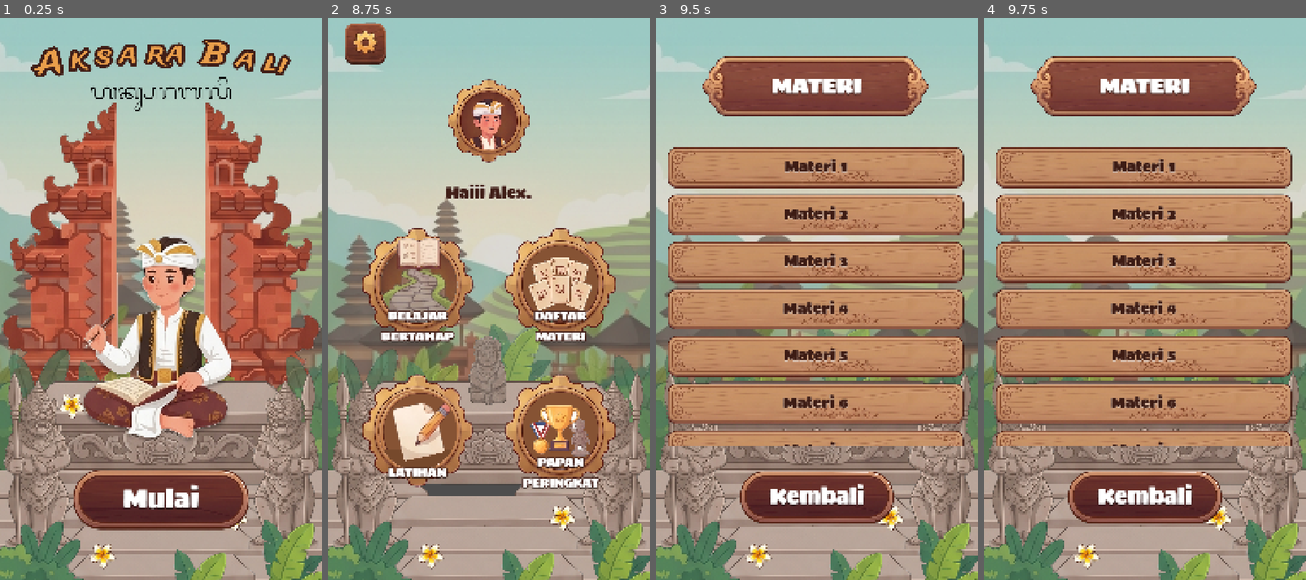
Above: before the commit, frames 1-4 (left to right).
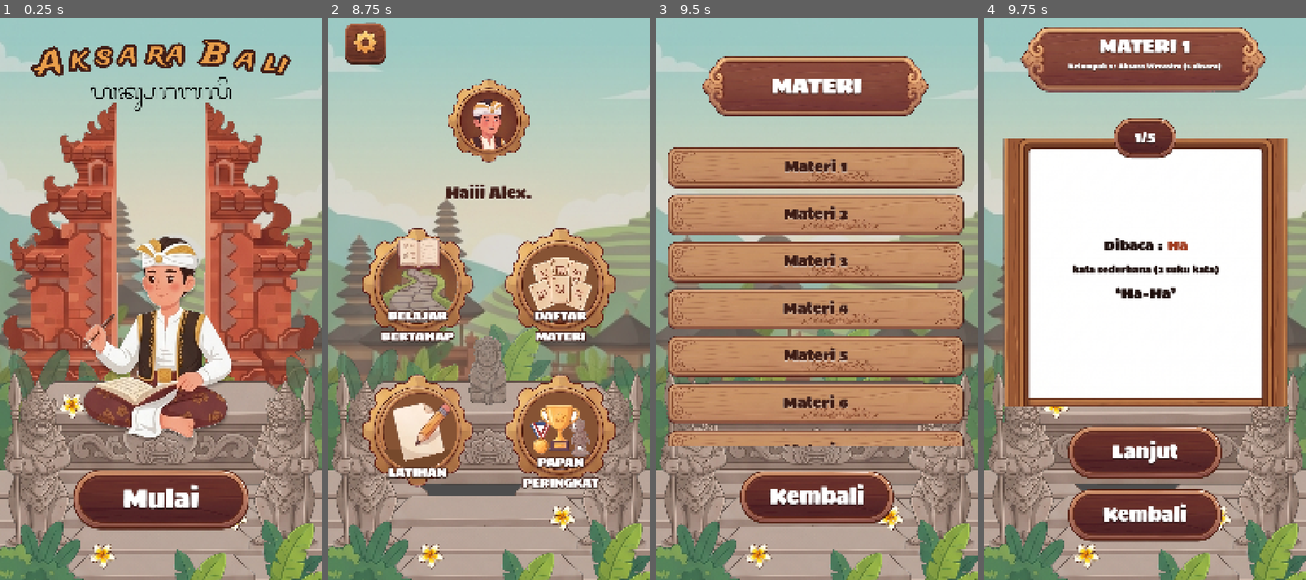
Above: after the commit, the same moments.

Repository: armasaputra/appsara-bali-web
Game: Godot game, scene res://scenes/StartScreen.tscn
Same seed, same stepped clock (60 frames per second), same inputs: the game is played once before the commit and once after it.
Inputs (mouse positions are in pixels of both pictures, inside the frame that each line leads up to):
- Up to frame 1 (0.25 s): no input
- Up to frame 2 (8.75 s): click "Mulai" at 0.5 s; click (472, 310) at 1.27 s; type "Alex" at 1.35 s; click "Simpan" at 2 s; click "Lanjut" at 2.75 s; click "DAFTAR MATERI" at 3.5 s; click "Kembali" at 4.25 s; click "BELAJAR BERTAHAP" at 5 s; click "LATIHAN" at 5.75 s; click "Kembali" at 6.5 s; click "PAPAN PERINGKAT" at 7.25 s; click "BELAJAR BERTAHAP" at 8 s
- Up to frame 3 (9.5 s): click "DAFTAR MATERI" at 8.75 s
- Up to frame 4 (9.75 s): click "Materi 1" at 9.5 s

Frames 1-3 are identical in both runs. In frame 4, 65% of the frame differs, in the area x 3-96%, y 1-94%.

Commit message:
feat: implement Isimateri scene and script with supporting UI assets and PlayerData management

Diff:
--- /dev/null
+++ b/scenes/Isimateri.tscn
@@ -0,0 +1,337 @@
+[gd_scene load_steps=18 format=3 uid="uid://cjqs8hflgynbt"]
+
+[ext_resource type="Script" uid="uid://crgiyi08mdyjl" path="res://scripts/Isimateri.gd" id="1_script"]
+[ext_resource type="Texture2D" uid="uid://b0q2dxj2cai1x" path="res://assets/Background 1.png" id="2_bg"]
+[ext_resource type="Texture2D" uid="uid://bp11yxjecgp1k" path="res://assets/AssetSitable.png" id="3_sitable"]
+[ext_resource type="Texture2D" uid="uid://3dma7o4bfhy7" path="res://assets/TitleBoard.png" id="4_title_board"]
+[ext_resource type="FontFile" uid="uid://da4dq8uesj4ik" path="res://assets/fonts/Sigmar-Regular.ttf" id="5_font"]
+[ext_resource type="Texture2D" uid="uid://c3n77v1ywclwt" path="res://assets/SmallBoard.png" id="6_small_board"]
+[ext_resource type="Texture2D" uid="uid://c3ovkijwqmjbe" path="res://assets/MateriBox.png" id="7_materi_box"]
+[ext_resource type="Texture2D" uid="uid://csjuec1nhjimq" path="res://assets/ButtonWoodLayout.png" id="8_btn_wood"]
+
+[sub_resource type="LabelSettings" id="LabelSettings_title"]
+font = ExtResource("5_font")
+font_size = 62
+shadow_size = 6
+shadow_color = Color(0, 0, 0, 0.4)
+shadow_offset = Vector2(0, 4)
+
+[sub_resource type="LabelSettings" id="LabelSettings_subtitle"]
+font = ExtResource("5_font")
+font_size = 24
+shadow_size = 4
+shadow_color = Color(0, 0, 0, 0.4)
+shadow_offset = Vector2(0, 2)
+
+[sub_resource type="LabelSettings" id="LabelSettings_content_dark"]
+font = ExtResource("5_font")
+font_size = 46
+font_color = Color(0.12, 0.06, 0.05, 1)
+
+[sub_resource type="LabelSettings" id="LabelSettings_content_highlight"]
+font = ExtResource("5_font")
+font_size = 46
+font_color = Color(0.63, 0.24, 0.13, 1)
+
+[sub_resource type="LabelSettings" id="LabelSettings_content_keterangan"]
+font = ExtResource("5_font")
+font_size = 32
+font_color = Color(0.12, 0.06, 0.05, 1)
+
+[sub_resource type="LabelSettings" id="LabelSettings_content_kata"]
+font = ExtResource("5_font")
+font_size = 48
+font_color = Color(0.12, 0.06, 0.05, 1)
+
+[sub_resource type="LabelSettings" id="LabelSettings_page"]
+font = ExtResource("5_font")
+font_size = 50
+shadow_size = 5
+shadow_color = Color(0, 0, 0, 0.4)
+shadow_offset = Vector2(0, 3)
+
+[sub_resource type="LabelSettings" id="LabelSettings_btn_top"]
+font = ExtResource("5_font")
+font_size = 64
+shadow_size = 6
+shadow_color = Color(0, 0, 0, 0.45)
+shadow_offset = Vector2(0, 4)
+
+[sub_resource type="LabelSettings" id="LabelSettings_btn_bottom"]
+font = ExtResource("5_font")
+font_size = 64
+shadow_size = 6
+shadow_color = Color(0, 0, 0, 0.45)
+shadow_offset = Vector2(0, 4)
+
+[node name="Isimateri" type="Control"]
+layout_mode = 3
+anchors_preset = 15
+anchor_right = 1.0
+anchor_bottom = 1.0
+grow_horizontal = 2
+grow_vertical = 2
+script = ExtResource("1_script")
+
+[node name="Background" type="TextureRect" parent="."]
+layout_mode = 1
+anchors_preset = 15
+anchor_right = 1.0
+anchor_bottom = 1.0
+grow_horizontal = 2
+grow_vertical = 2
+texture = ExtResource("2_bg")
+expand_mode = 1
+stretch_mode = 6
+
+[node name="AssetSitable" type="TextureRect" parent="."]
+layout_mode = 1
+anchors_preset = 12
+anchor_top = 1.0
+anchor_right = 1.0
+anchor_bottom = 1.0
+offset_top = -860.0
+grow_horizontal = 2
+grow_vertical = 0
+texture = ExtResource("3_sitable")
+expand_mode = 1
+stretch_mode = 5
+
+[node name="TitleBoard" type="TextureRect" parent="."]
+layout_mode = 1
+anchors_preset = 5
+anchor_left = 0.5
+anchor_right = 0.5
+offset_left = -420.0
+offset_top = 50.0
+offset_right = 420.0
+offset_bottom = 304.0
+grow_horizontal = 2
+texture = ExtResource("4_title_board")
+expand_mode = 1
+stretch_mode = 5
+
+[node name="LabelTitle" type="Label" parent="TitleBoard"]
+layout_mode = 1
+anchors_preset = 5
+anchor_left = 0.5
+anchor_right = 0.5
+offset_left = -350.0
+offset_top = 30.0
+offset_right = 350.0
+offset_bottom = 125.0
+grow_horizontal = 2
+text = "MATERI 1"
+label_settings = SubResource("LabelSettings_title")
+horizontal_alignment = 1
+vertical_alignment = 1
+
+[node name="LabelSubtitle" type="Label" parent="TitleBoard"]
+layout_mode = 1
+anchors_preset = 5
+anchor_left = 0.5
+anchor_right = 0.5
+offset_left = -380.0
+offset_top = 122.0
+offset_right = 380.0
+offset_bottom = 180.0
+grow_horizontal = 2
+text = "Kelompok 1 : Aksara Wreastra (5 aksara)"
+label_settings = SubResource("LabelSettings_subtitle")
+horizontal_alignment = 1
+vertical_alignment = 1
+
+[node name="MateriBox" type="TextureRect" parent="."]
+layout_mode = 1
+anchors_preset = 5
+anchor_left = 0.5
+anchor_right = 0.5
+offset_left = -480.0
+offset_top = 440.0
+offset_right = 480.0
+offset_bottom = 1340.0
+grow_horizontal = 2
+texture = ExtResource("7_materi_box")
+expand_mode = 1
+stretch_mode = 5
+
+[node name="ContentContainer" type="Control" parent="MateriBox"]
+layout_mode = 1
+anchors_preset = 15
+anchor_right = 1.0
+anchor_bottom = 1.0
+offset_left = 95.0
+offset_top = 42.0
+offset_right = -90.0
+offset_bottom = -35.0
+grow_horizontal = 2
+grow_vertical = 2
+
+[node name="AksaraCharImage" type="TextureRect" parent="MateriBox/ContentContainer"]
+layout_mode = 1
+anchors_preset = 5
+anchor_left = 0.5
+anchor_right = 0.5
+offset_left = -220.0
+offset_top = 30.0
+offset_right = 220.0
+offset_bottom = 250.0
+grow_horizontal = 2
+expand_mode = 1
+stretch_mode = 5
+
+[node name="DibacaContainer" type="HBoxContainer" parent="MateriBox/ContentContainer"]
+layout_mode = 1
+anchors_preset = 5
+anchor_left = 0.5
+anchor_right = 0.5
+offset_left = -300.0
+offset_top = 280.0
+offset_right = 300.0
+offset_bottom = 355.0
+grow_horizontal = 2
+alignment = 1
+
+[node name="LabelPrefix" type="Label" parent="MateriBox/ContentContainer/DibacaContainer"]
+layout_mode = 2
+text = "Dibaca : "
+label_settings = SubResource("LabelSettings_content_dark")
+vertical_alignment = 1
+
+[node name="LabelHighlight" type="Label" parent="MateriBox/ContentContainer/DibacaContainer"]
+layout_mode = 2
+text = "Ha"
+label_settings = SubResource("LabelSettings_content_highlight")
+vertical_alignment = 1
+
+[node name="LabelKeterangan" type="Label" parent="MateriBox/ContentContainer"]
+layout_mode = 1
+anchors_preset = 5
+anchor_left = 0.5
+anchor_right = 0.5
+offset_left = -360.0
+offset_top = 370.0
+offset_right = 360.0
+offset_bottom = 430.0
+grow_horizontal = 2
+text = "kata sederhana (2 suku kata)"
+label_settings = SubResource("LabelSettings_content_keterangan")
+horizontal_alignment = 1
+vertical_alignment = 1
+
+[node name="LabelKata" type="Label" parent="MateriBox/ContentContainer"]
+layout_mode = 1
+anchors_preset = 5
+anchor_left = 0.5
+anchor_right = 0.5
+offset_left = -300.0
+offset_top = 440.0
+offset_right = 300.0
+offset_bottom = 520.0
+grow_horizontal = 2
+text = "‘Ha-Ha’"
+label_settings = SubResource("LabelSettings_content_kata")
+horizontal_alignment = 1
+vertical_alignment = 1
+
+[node name="AksaraKataImage" type="TextureRect" parent="MateriBox/ContentContainer"]
+layout_mode = 1
+anchors_preset = 5
+anchor_left = 0.5
+anchor_right = 0.5
+offset_left = -220.0
+offset_top = 540.0
+offset_right = 220.0
+offset_bottom = 720.0
+grow_horizontal = 2
+expand_mode = 1
+stretch_mode = 5
+
+[node name="SmallBoard" type="TextureRect" parent="."]
+layout_mode = 1
+anchors_preset = 5
+anchor_left = 0.5
+anchor_right = 0.5
+offset_left = -108.0
+offset_top = 370.0
+offset_right = 108.0
+offset_bottom = 512.0
+grow_horizontal = 2
+texture = ExtResource("6_small_board")
+expand_mode = 1
+stretch_mode = 5
+
+[node name="LabelPage" type="Label" parent="SmallBoard"]
+layout_mode = 1
+anchors_preset = 15
+anchor_right = 1.0
+anchor_bottom = 1.0
+offset_top = -4.0
+grow_horizontal = 2
+grow_vertical = 2
+text = "1/5"
+label_settings = SubResource("LabelSettings_page")
+horizontal_alignment = 1
+vertical_alignment = 1
+
+[node name="BtnTop" type="TextureButton" parent="."]
+layout_mode = 1
+anchors_preset = 7
+anchor_left = 0.5
+anchor_top = 1.0
+anchor_right = 0.5
+anchor_bottom = 1.0
+offset_left = -280.0
+offset_top = -520.0
+offset_right = 280.0
+offset_bottom = -334.0
+grow_horizontal = 2
+grow_vertical = 0
+pivot_offset = Vector2(280, 93)
+texture_normal = ExtResource("8_btn_wood")
+ignore_texture_size = true
+stretch_mode = 5
+
+[node name="LabelTop" type="Label" parent="BtnTop"]
+layout_mode = 1
+anchors_preset = 15
+anchor_right = 1.0
+anchor_bottom = 1.0
+offset_top = -6.0
+grow_horizontal = 2
+grow_vertical = 2
+text = "Lanjut"
+label_settings = SubResource("LabelSettings_btn_top")
+horizontal_alignment = 1
+vertical_alignment = 1
+
+[node name="BtnBottom" type="TextureButton" parent="."]
+layout_mode = 1
+anchors_preset = 7
+anchor_left = 0.5
+anchor_top = 1.0
+anchor_right = 0.5
+anchor_bottom = 1.0
+offset_left = -280.0
+offset_top = -310.0
+offset_right = 280.0
+offset_bottom = -124.0
+grow_horizontal = 2
+grow_vertical = 0
+pivot_offset = Vector2(280, 93)
+texture_normal = ExtResource("8_btn_wood")
+ignore_texture_size = true
+stretch_mode = 5
+
+[node name="LabelBottom" type="Label" parent="BtnBottom"]
+layout_mode = 1
+anchors_preset = 15
+anchor_right = 1.0
+anchor_bottom = 1.0
+offset_top = -6.0
+grow_horizontal = 2
+grow_vertical = 2
+text = "Kembali"
+label_settings = SubResource("LabelSettings_btn_bottom")
+horizontal_alignment = 1
+vertical_alignment = 1
--- /dev/null
+++ b/scripts/Isimateri.gd
@@ -0,0 +1,279 @@
+extends Control
+
+# Nodes
+@onready var label_title: Label = $TitleBoard/LabelTitle
+@onready var label_subtitle: Label = $TitleBoard/LabelSubtitle
+@onready var label_page: Label = $SmallBoard/LabelPage
+
+@onready var aksara_char_image: TextureRect = $MateriBox/ContentContainer/AksaraCharImage
+@onready var label_dibaca_prefix: Label = $MateriBox/ContentContainer/DibacaContainer/LabelPrefix
+@onready var label_dibaca_highlight: Label = $MateriBox/ContentContainer/DibacaContainer/LabelHighlight
+@onready var label_keterangan: Label = $MateriBox/ContentContainer/LabelKeterangan
+@onready var label_kata: Label = $MateriBox/ContentContainer/LabelKata
+@onready var aksara_kata_image: TextureRect = $MateriBox/ContentContainer/AksaraKataImage
+@onready var content_container: Control = $MateriBox/ContentContainer
+
+@onready var btn_top: TextureButton = $BtnTop
+@onready var label_top: Label = $BtnTop/LabelTop
+@onready var btn_bottom: TextureButton = $BtnBottom
+@onready var label_bottom: Label = $BtnBottom/LabelBottom
+
+# State
+var current_materi_id: int = 1
+var current_page_index: int = 0
+var current_materi_data: Dictionary = {}
+
+# Materi Data Definition
+const ALL_MATERI_DATA = {
+	1: {
+		"title": "MATERI 1",
+		"subtitle": "Kelompok 1 : Aksara Wreastra (5 aksara)",
+		"pages": [
+			{
+				"highlight": "Ha",
+				"keterangan": "kata sederhana (2 suku kata)",
+				"kata": "‘Ha-Ha’",
+				"char_image": "res://assets/Aksara/ha.png",
+				"word_image": "res://assets/Aksara/ha_ha.png"
+			},
+			{
+				"highlight": "Na",
+				"keterangan": "kata sederhana (2 suku kata)",
+				"kata": "‘Na-Na’",
+				"char_image": "res://assets/Aksara/na.png",
+				"word_image": "res://assets/Aksara/na_na.png"
+			},
+			{
+				"highlight": "Ca",
+				"keterangan": "kata sederhana (2 suku kata)",
+				"kata": "‘Ca-Ca’",
+				"char_image": "res://assets/Aksara/ca.png",
+				"word_image": "res://assets/Aksara/ca_ca.png"
+			},
+			{
+				"highlight": "Ra",
+				"keterangan": "kata sederhana (2 suku kata)",
+				"kata": "‘Ra-Ra’",
+				"char_image": "res://assets/Aksara/ra.png",
+				"word_image": "res://assets/Aksara/ra_ra.png"
+			},
+			{
+				"highlight": "Ka",
+				"keterangan": "kata sederhana (2 suku kata)",
+				"kata": "‘Ka-Ka’",
+				"char_image": "res://assets/Aksara/ka.png",
+				"word_image": "res://assets/Aksara/ka_ka.png"
+			}
+		]
+	},
+	2: {
+		"title": "MATERI 2",
+		"subtitle": "Kelompok 2 : Aksara Wreastra (5 aksara)",
+		"pages": [
+			{"highlight": "Da", "keterangan": "kata sederhana (2 suku kata)", "kata": "‘Da-Da’", "char_image": "", "word_image": ""},
+			{"highlight": "Ta", "keterangan": "kata sederhana (2 suku kata)", "kata": "‘Ta-Ta’", "char_image": "", "word_image": ""},
+			{"highlight": "Sa", "keterangan": "kata sederhana (2 suku kata)", "kata": "‘Sa-Sa’", "char_image": "", "word_image": ""},
+			{"highlight": "Wa", "keterangan": "kata sederhana (2 suku kata)", "kata": "‘Wa-Wa’", "char_image": "", "word_image": ""},
+			{"highlight": "La", "keterangan": "kata sederhana (2 suku kata)", "kata": "‘La-La’", "char_image": "", "word_image": ""}
+		]
+	},
+	3: {
+		"title": "MATERI 3",
+		"subtitle": "Kelompok 3 : Aksara Wreastra (4 aksara)",
+		"pages": [
+			{"highlight": "Ma", "keterangan": "kata sederhana (2 suku kata)", "kata": "‘Ma-Ma’", "char_image": "", "word_image": ""},
+			{"highlight": "Ga", "keterangan": "kata sederhana (2 suku kata)", "kata": "‘Ga-Ga’", "char_image": "", "word_image": ""},
+			{"highlight": "Ba", "keterangan": "kata sederhana (2 suku kata)", "kata": "‘Ba-Ba’", "char_image": "", "word_image": ""},
+			{"highlight": "Nga", "keterangan": "kata sederhana (2 suku kata)", "kata": "‘Nga-Nga’", "char_image": "", "word_image": ""}
+		]
+	},
+	4: {
+		"title": "MATERI 4",
+		"subtitle": "Kelompok 4 : Aksara Wreastra (4 aksara)",
+		"pages": [
+			{"highlight": "Pa", "keterangan": "kata sederhana (2 suku kata)", "kata": "‘Pa-Pa’", "char_image": "", "word_image": ""},
+			{"highlight": "Ja", "keterangan": "kata sederhana (2 suku kata)", "kata": "‘Ja-Ja’", "char_image": "", "word_image": ""},
+			{"highlight": "Ya", "keterangan": "kata sederhana (2 suku kata)", "kata": "‘Ya-Ya’", "char_image": "", "word_image": ""},
+			{"highlight": "Nya", "keterangan": "kata sederhana (2 suku kata)", "kata": "‘Nya-Nya’", "char_image": "", "word_image": ""}
+		]
+	},
+	5: {
+		"title": "MATERI 5",
+		"subtitle": "Gantungan Aksara (Bagian 1)",
+		"pages": [
+			{"highlight": "Gantungan Ha", "keterangan": "contoh gantungan", "kata": "‘Subaha’", "char_image": "", "word_image": ""},
+			{"highlight": "Gantungan Na", "keterangan": "contoh gantungan", "kata": "‘Bikna’", "char_image": "", "word_image": ""},
+			{"highlight": "Gantungan Ca", "keterangan": "contoh gantungan", "kata": "‘Pakca’", "char_image": "", "word_image": ""},
+			{"highlight": "Gantungan Ra", "keterangan": "contoh gantungan", "kata": "‘Cakra’", "char_image": "", "word_image": ""},
+			{"highlight": "Gantungan Ka", "keterangan": "contoh gantungan", "kata": "‘Pekka’", "char_image": "", "word_image": ""}
+		]
+	},
+	6: {
+		"title": "MATERI 6",
+		"subtitle": "Gantungan Aksara (Bagian 2)",
+		"pages": [
+			{"highlight": "Gantungan Da", "keterangan": "contoh gantungan", "kata": "‘Bedda’", "char_image": "", "word_image": ""},
+			{"highlight": "Gantungan Ta", "keterangan": "contoh gantungan", "kata": "‘Katta’", "char_image": "", "word_image": ""},
+			{"highlight": "Gantungan Sa", "keterangan": "contoh gantungan", "kata": "‘Paksa’", "char_image": "", "word_image": ""},
+			{"highlight": "Gantungan Wa", "keterangan": "contoh gantungan", "kata": "‘Dewa’", "char_image": "", "word_image": ""},
+			{"highlight": "Gantungan La", "keterangan": "contoh gantungan", "kata": "‘Sukla’", "char_image": "", "word_image": ""}
+		]
+	},
+	7: {
+		"title": "MATERI 7",
+		"subtitle": "Pengangge Suara (Vokal)",
+		"pages": [
+			{"highlight": "Tedung (a)", "keterangan": "pengangge suara", "kata": "‘Bapa’", "char_image": "", "word_image": ""},
+			{"highlight": "Ulu (i)", "keterangan": "pengangge suara", "kata": "‘Bibi’", "char_image": "", "word_image": ""},
+			{"highlight": "Suku (u)", "keterangan": "pengangge suara", "kata": "‘Buku’", "char_image": "", "word_image": ""},
+			{"highlight": "Taleng (e)", "keterangan": "pengangge suara", "kata": "‘Lele’", "char_image": "", "word_image": ""},
+			{"highlight": "Pepet (e')", "keterangan": "pengangge suara", "kata": "‘Beras’", "char_image": "", "word_image": ""}
+		]
+	},
+	8: {
+		"title": "MATERI 8",
+		"subtitle": "Pengangge Tengenan (Konsonan Akhir)",
+		"pages": [
+			{"highlight": "Cecek (ng)", "keterangan": "pengangge tengenan", "kata": "‘Wayang’", "char_image": "", "word_image": ""},
+			{"highlight": "Surang (r)", "keterangan": "pengangge tengenan", "kata": "‘Pasar’", "char_image": "", "word_image": ""},
+			{"highlight": "Bisah (h)", "keterangan": "pengangge tengenan", "kata": "‘Gajah’", "char_image": "", "word_image": ""},
+			{"highlight": "Adeg-adeg (paten)", "keterangan": "pengangge tengenan", "kata": "‘Anak’", "char_image": "", "word_image": ""}
+		]
+	}
+}
+
+func _ready() -> void:
+	# Determine current materi ID from PlayerData
+	if PlayerData and PlayerData.current_materi_index > 0:
+		current_materi_id = PlayerData.current_materi_index
+	else:
+		current_materi_id = 1
+
+	if ALL_MATERI_DATA.has(current_materi_id):
+		current_materi_data = ALL_MATERI_DATA[current_materi_id]
+	else:
+		current_materi_data = ALL_MATERI_DATA[1]
+
+	current_page_index = 0
+
+	# Setup button animations
+	_setup_button_effects(btn_top)
+	_setup_button_effects(btn_bottom)
+
+	btn_top.pressed.connect(_on_btn_top_pressed)
+	btn_bottom.pressed.connect(_on_btn_bottom_pressed)
+
+	# Render initial page
+	_render_page()
+
+func _setup_button_effects(btn: TextureButton) -> void:
+	btn.button_down.connect(func():
+		var tween = create_tween()
+		tween.tween_property(btn, "scale", Vector2(0.94, 0.94), 0.08).set_trans(Tween.TRANS_QUAD)
+	)
+	btn.button_up.connect(func():
+		var tween = create_tween()
+		tween.tween_property(btn, "scale", Vector2(1.0, 1.0), 0.12).set_trans(Tween.TRANS_BACK).set_ease(Tween.EASE_OUT)
+	)
+	btn.mouse_entered.connect(func():
+		var tween = create_tween()
+		tween.tween_property(btn, "scale", Vector2(1.025, 1.025), 0.15).set_trans(Tween.TRANS_SINE)
+	)
+	btn.mouse_exited.connect(func():
+		var tween = create_tween()
+		tween.tween_property(btn, "scale", Vector2(1.0, 1.0), 0.15).set_trans(Tween.TRANS_SINE)
+	)
+
+func _render_page() -> void:
+	var pages: Array = current_materi_data.get("pages", [])
+	var total_pages: int = pages.size()
+	if total_pages == 0:
+		return
+
+	var page_data: Dictionary = pages[current_page_index]
+
+	# Update Title & Subtitle
+	label_title.text = current_materi_data.get("title", "MATERI %d" % current_materi_id)
+	label_subtitle.text = current_materi_data.get("subtitle", "")
+
+	# Update Page indicator (e.g. 1/5)
+	label_page.text = "%d/%d" % [current_page_index + 1, total_pages]
+
+	# Update Content
+	label_dibaca_prefix.text = "Dibaca : "
+	label_dibaca_highlight.text = page_data.get("highlight", "")
+	label_keterangan.text = page_data.get("keterangan", "kata sederhana (2 suku kata)")
+	label_kata.text = page_data.get("kata", "")
+
+	# Update Aksara character image if available
+	var char_img_path = page_data.get("char_image", "")
+	if not char_img_path.is_empty() and ResourceLoader.exists(char_img_path):
+		aksara_char_image.texture = load(char_img_path)
+		aksara_char_image.visible = true
+	else:
+		aksara_char_image.visible = true # Keeps placeholder space intact
+
+	# Update Aksara word image if available
+	var word_img_path = page_data.get("word_image", "")
+	if not word_img_path.is_empty() and ResourceLoader.exists(word_img_path):
+		aksara_kata_image.texture = load(word_img_path)
+		aksara_kata_image.visible = true
+	else:
+		aksara_kata_image.visible = true # Keeps placeholder space intact
+
+	# Update Button States & Labels
+	_update_buttons(total_pages)
+
+func _update_buttons(total_pages: int) -> void:
+	if current_page_index == 0:
+		# Page 1
+		label_top.text = "Lanjut"
+		label_top.label_settings.font_size = 64
+
+		label_bottom.text = "Kembali"
+		label_bottom.label_settings.font_size = 64
+	elif current_page_index >= total_pages - 1:
+		# Last Page
+		label_top.text = "Kembali"
+		label_top.label_settings.font_size = 64
+
+		label_bottom.text = "Materi sebelumnya"
+		label_bottom.label_settings.font_size = 42
+	else:
+		# Middle Pages (2, 3, 4)
+		label_top.text = "Lanjut"
+		label_top.label_settings.font_size = 64
+
+		label_bottom.text = "Materi sebelumnya"
+		label_bottom.label_settings.font_size = 42
+
+func _on_btn_top_pressed() -> void:
+	var pages: Array = current_materi_data.get("pages", [])
+	var total_pages: int = pages.size()
+
+	if current_page_index >= total_pages - 1:
+		# Last page: Top button functions as "Kembali" to Materi menu
+		_go_back_to_materi()
+	else:
+		# Next page
+		current_page_index += 1
+		_animate_page_transition()
+
+func _on_btn_bottom_pressed() -> void:
+	if current_page_index == 0:
+		# Page 1: Bottom button functions as "Kembali" to Materi menu
+		_go_back_to_materi()
+	else:
+		# Previous page
+		current_page_index -= 1
+		_animate_page_transition()
+
+func _animate_page_transition() -> void:
+	_render_page()
+	var tween = create_tween()
+	content_container.modulate.a = 0.3
+	tween.tween_property(content_container, "modulate:a", 1.0, 0.15).set_trans(Tween.TRANS_SINE)
+
+func _go_back_to_materi() -> void:
+	print("Kembali ke daftar Materi...")
+	get_tree().change_scene_to_file("res://scenes/Materi.tscn")
--- a/scripts/Materi.gd
+++ b/scripts/Materi.gd
@@ -41,6 +41,9 @@
 
 func _on_materi_item_pressed(index: int) -> void:
 	print("Materi %d dipilih!" % index)
+	if PlayerData:
+		PlayerData.set_current_materi(index)
+	get_tree().change_scene_to_file("res://scenes/Isimateri.tscn")
 
 func _on_kembali_pressed() -> void:
 	print("Kembali ke Main Menu...")
--- a/scripts/PlayerData.gd
+++ b/scripts/PlayerData.gd
@@ -15,3 +15,8 @@
 	var master_bus_idx = AudioServer.get_bus_index("Master")
 	if master_bus_idx != -1:
 		AudioServer.set_bus_mute(master_bus_idx, is_sound_muted)
+
+var current_materi_index: int = 1
+
+func set_current_materi(index: int) -> void:
+	current_materi_index = index
Binary file added: assets/MateriBox.png
Not shown, added: assets/MateriBox.png.import
Binary file added: assets/SmallBoard.png
Not shown, added: assets/SmallBoard.png.import
Not shown, added: scripts/Isimateri.gd.uid
